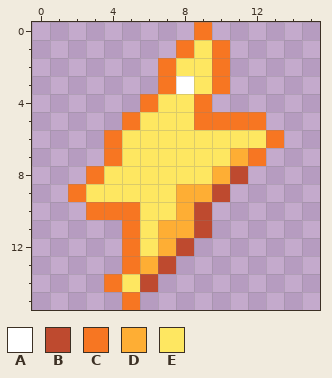
Edited in one commit: pixel-art file (art/glyphs/icon-energy-hyper.aseprite). The first picture shows the starting point.
16x16 pixels, 1 frame.
Palette (. is transparent): A #ffffff  B #be4a2f  C #f77622  D #feae34  E #fee761
Once edited:
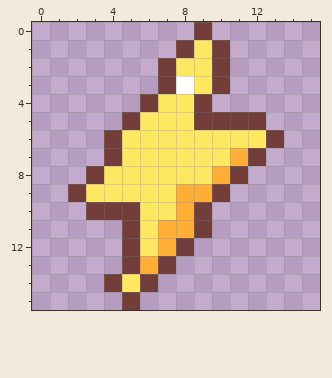
The commit says: Outline every content icon with icon_edge so it holds 3:1 on cream and tan
From old to new:
Colour C changes from #f77622 to #733e39.
The edit turns colour B into colour C in row 8 at x 11; in row 9 at x 10; in rows 10 to 11 at x 9; in row 12 at x 8; in row 13 at x 7; in row 14 at x 6.
Pixel boxes of the changes (left, top, right, bottom) in both pictures:
changed: (68, 22, 284, 310)
